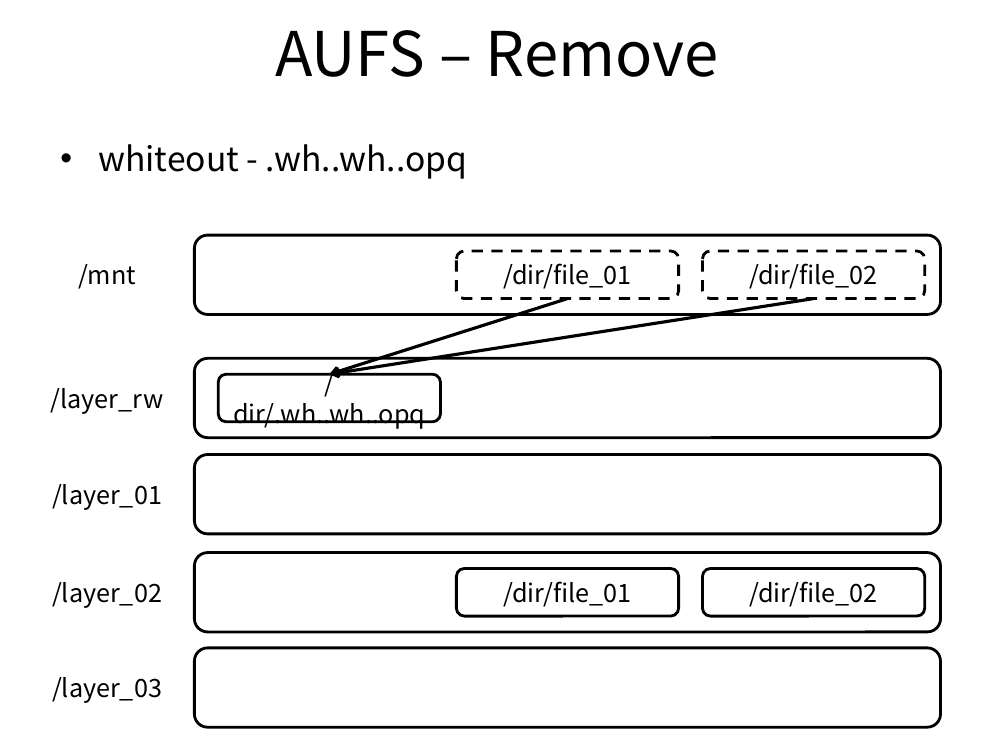
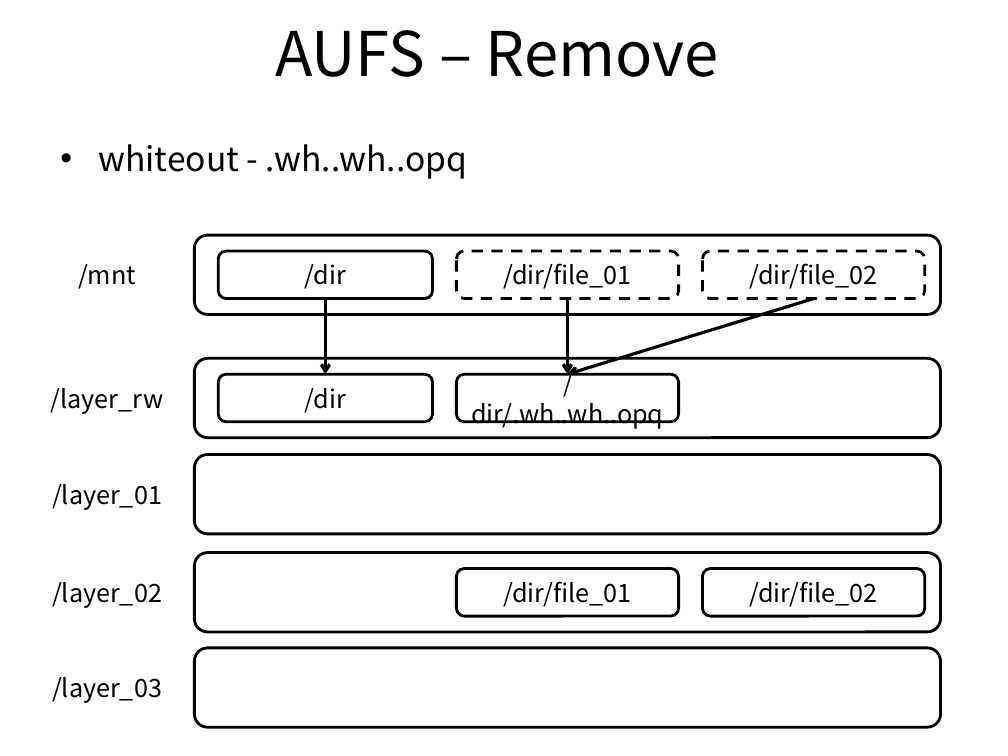
Before and after one commit to ssup2/blog-old, a slide deck: slide 4 of images/theory_analysis/Union_Mount_AUFS_Docker_Image_Layer/Union_Mount_AUFS_Docker_Image_Layer.pptx. Drawn at 1008x756 pixels with LibreOffice and Linux fonts; fonts in the diff are those of the drawing. Boxes give left, top, right and bottom in pixels: in the first picture for what was removed or moved away, otherwise in the second. Text is boxed around its words. In the diff, an @@ line names an element or a change of style, - is before the commit and + after.

Commit message:
Update AUFS

```diff
--- a/images/theory_analysis/Union_Mount_AUFS_Docker_Image_Layer/Union_Mount_AUFS_Docker_Image_Layer.pptx
+++ b/images/theory_analysis/Union_Mount_AUFS_Docker_Image_Layer/Union_Mount_AUFS_Docker_Image_Layer.pptx
@@ rounded rectangle added at [219, 251, 433, 298], fill #FFFFFF, outline #000000 2 pt, 18 pt, text #000000 @@
+/dir
@@ arrow added from (326, 298) to (326, 374), #000000 2.25 pt @@
@@ arrow moved from (813, 298) - (330, 374) to (813, 298) - (568, 374) @@
@@ arrow moved from (568, 298) - (330, 374) to (568, 298) - (568, 374) @@
@@ rounded rectangle "/dir": place and size @@
-rounded rectangle "/dir" at [219, 374, 440, 421]
+rounded rectangle "/dir" at [219, 374, 433, 421]
@@ text in rounded rectangle at [305, 388, 346, 413]: text changed @@
-/dir/.wh..wh..opq
+/dir
@@ rounded rectangle added at [457, 374, 678, 421], fill #FFFFFF, outline #000000 2 pt, 18 pt, text #000000 @@
+/dir/.wh..wh..opq
```
Also in this commit, not shown: 1 other slide changed, 3 other files.
